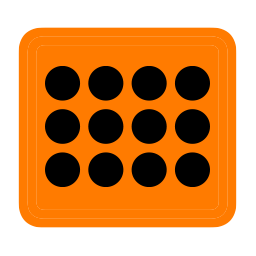
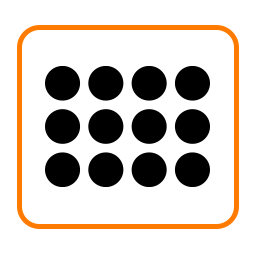
Comparing the layer stacks of the two 256×256 images. Changes:
removed layer "Layer 1" over [17, 25, 239, 229]
removed layer "Vector Smart Object" (2nd of 2) over [18, 27, 237, 228]
added layer "Rectangle 1" over [17, 25, 239, 229]
